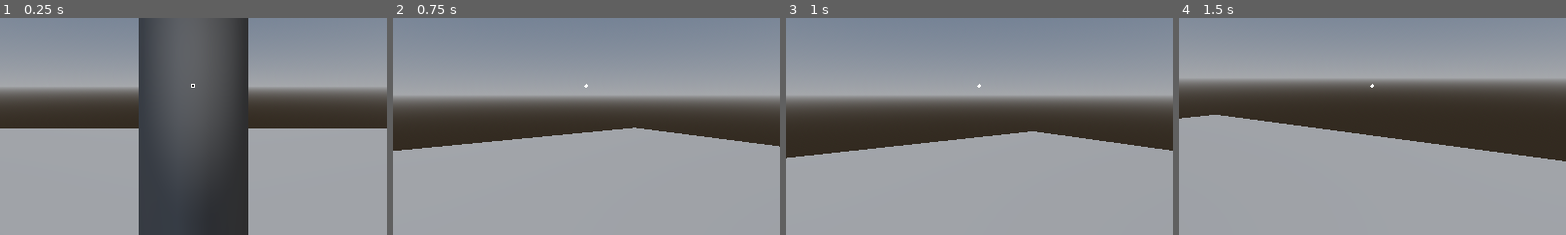
Above: before the commit, frames 1-4 (left to right).
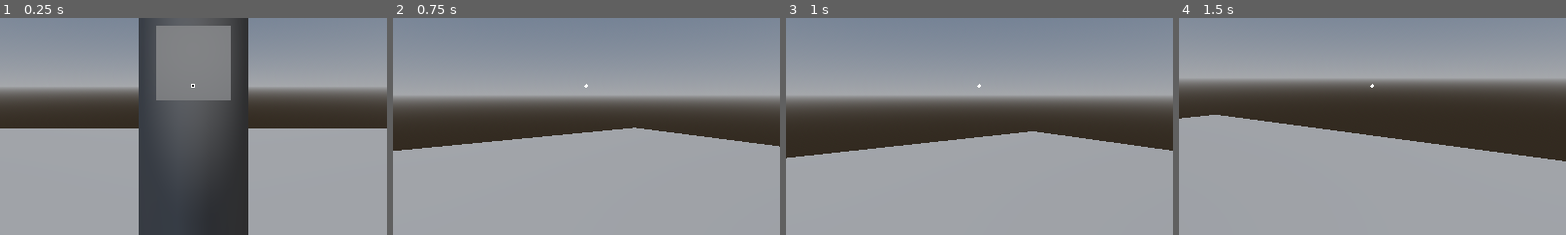
Above: after the commit, the same moments.

Repository: derpen/Godot-Dialogue-System
Game: Godot game, scene res://scene/main.tscn
Same seed, same stepped clock (60 frames per second), same inputs: the game is played once before the commit and once after it.
Inputs (mouse positions are % of the whole screen's width and height, from its top left):
- Up to frame 1 (0.25 s): no input
- Up to frame 2 (0.75 s): tap Enter at 0.5 s; move the mouse to (55, 50) at 0.52 s; hold W (move_forward) from 0.53 s (still down); click (55, 50) at 0.6 s
- Up to frame 3 (1 s): keep holding W (move_forward)
- Up to frame 4 (1.5 s): keep holding W (move_forward); move the mouse to (45, 50) at 1.27 s; click (45, 50) at 1.35 s
The pictures show only the part of the screen within x 25-75%, y 34-84%; the shares and areas given below are measured in that part.

The runs differ from the first frame. In frame 1, 6.6% of the frame differs, in the area x 40-60%, y 3-38%; in frame 2, nothing differs; in frame 3, nothing differs; in frame 4, nothing differs.

Commit message:
Exporting Voodoo done, implementing the real thing now

Diff:
--- a/interactable/chair.tscn
+++ b/interactable/chair.tscn
@@ -1,6 +1,14 @@
-[gd_scene load_steps=4 format=3 uid="uid://dgwydnjkbagj5"]
+[gd_scene load_steps=7 format=3 uid="uid://dgwydnjkbagj5"]
 
-[ext_resource type="Script" uid="uid://dgd57xxegbuc5" path="res://interactable/interactable.gd" id="1_cpyd4"]
+[ext_resource type="PackedScene" uid="uid://b55ybw77u563" path="res://interactable/interactable.tscn" id="1_cpyd4"]
+[ext_resource type="PackedScene" uid="uid://t5x38d5w0gmf" path="res://interactable/interactable_action.tscn" id="2_btrd3"]
+[ext_resource type="Script" uid="uid://bdpgpx7oexurt" path="res://interactable/interactable_possible_actions.gd" id="3_48gkr"]
+
+[sub_resource type="Resource" id="Resource_48gkr"]
+script = ExtResource("3_48gkr")
+action_type = 0
+dialogues = Array[String]([])
+metadata/_custom_type_script = "uid://bdpgpx7oexurt"
 
 [sub_resource type="BoxShape3D" id="BoxShape3D_ljj7u"]
 
@@ -9,6 +17,12 @@
 [node name="Chair" type="StaticBody3D"]
 collision_layer = 5
 collision_mask = 0
+
+[node name="Interactable" parent="." node_paths=PackedStringArray("focus_target") instance=ExtResource("1_cpyd4")]
+focus_target = NodePath("../FocusTarget")
+
+[node name="InteractableAction" parent="Interactable" instance=ExtResource("2_btrd3")]
+current_action = SubResource("Resource_48gkr")
 
 [node name="CollisionShape3D" type="CollisionShape3D" parent="."]
 transform = Transform3D(1, 0, 0, 0, 1, 0, 0, 0, 1, 0, 0.5, 0)
@@ -19,10 +33,3 @@
 mesh = SubResource("BoxMesh_ljj7u")
 
 [node name="FocusTarget" type="Node3D" parent="."]
-
-[node name="Interactable" type="Node" parent="." node_paths=PackedStringArray("focus_target")]
-script = ExtResource("1_cpyd4")
-focus_target = NodePath("../FocusTarget")
-dialogues = Array[String](["This is a chair", "But not exactly, its
- just a box mesh"])
-metadata/_custom_type_script = "uid://dgd57xxegbuc5"
--- a/interactable/interactable.gd
+++ b/interactable/interactable.gd
@@ -1,3 +1,4 @@
+@tool
 class_name Interactable extends Node
 
 ## For now, this is just to make it so that
@@ -5,14 +6,53 @@
 ## a dialogue will play
 @export var rotate_to_player : bool = false
 @export var focus_target : Node3D ## Player will focus on this, just a Node3D
-@export_multiline var dialogues : Array[String]
 
 var parent_node : Node3D
+var is_being_interacted : bool = false
 
 func _ready() -> void:
+	if !Engine.is_editor_hint():
+		if !focus_target:
+			printerr("You forgot to set focus_target for " + get_parent().name)
+
+		parent_node = get_parent()
+		if parent_node is CharacterBody3D or parent_node is StaticBody3D: ## Add more as needed. TODO: I forgot what is this for lol
+			parent_node.set_collision_layer_value(3, true)
+
+
+# func _physics_process(delta: float) -> void:
+# 	if !Engine.is_editor_hint():
+# 		## Turn slowly towards the player
+# 		if is_being_interacted:
+# 			pass
+
+
+func _start_interact() -> void:
+	for child in get_children():
+		if child is Action:
+			is_being_interacted = true ## TODO: Turn this off later
+			child._start_action()
+
+
+## TODO
+## Cleaning up
+## Probably will use signal
+func _done_interacting() -> void:
+	is_being_interacted = false
+
+
+func _get_configuration_warnings() -> PackedStringArray:
+	var warnings : PackedStringArray = []
+	var found_action : bool = false
+	for child in get_children():
+		if child is Action:
+			found_action = true
+			break
+
 	if !focus_target:
-		printerr("You forgot to set focus_target for " + get_parent().name)
+		warnings.append("Warning: Please add a Node3D and set it as FocusTarget")
 
-	parent_node = get_parent()
-	if parent_node is CharacterBody3D or parent_node is StaticBody3D: ## Add more as needed. TODO: I forgot what is this for lol
-		parent_node.set_collision_layer_value(3, true)
+	if !found_action:
+		warnings.append("Warning: Please add InteractableAction node as a child")
+
+	return warnings
--- a/interactable/interactable.tscn
+++ b/interactable/interactable.tscn
@@ -1,6 +1,6 @@
 [gd_scene load_steps=2 format=3 uid="uid://b55ybw77u563"]
 
-[ext_resource type="Script" uid="uid://d08gnfr3u43da" path="res://interactables/interactable.gd" id="1_kdhm5"]
+[ext_resource type="Script" uid="uid://dgd57xxegbuc5" path="res://interactable/interactable.gd" id="1_kdhm5"]
 
 [node name="Interactable" type="Node"]
 script = ExtResource("1_kdhm5")
--- /dev/null
+++ b/interactable/interactable_action.gd
@@ -0,0 +1,34 @@
+@tool
+class_name Action extends Node
+
+@export var current_action : PossibleActions ## Will play this first, must NOT be empty
+@export var next_action : PossibleActions ## Can be empty
+
+var has_been_visited : bool = false
+
+## This is where we would handle the shenanigans
+func _start_action() -> void:
+	## TODO
+	## Do current action here
+
+	## TODO
+	## Make sure to skip if this one has been seen before
+	## and has_been_visited can be reset if repeating
+	## dialogue is required
+	if has_been_visited:
+		pass
+
+
+
+	## Do next one here, if exists
+	if next_action:
+		pass
+
+
+func _get_configuration_warnings() -> PackedStringArray:
+	var warnings : PackedStringArray = []
+
+	if !current_action:
+		warnings.append("A Current Action is needed")
+
+	return warnings
--- /dev/null
+++ b/interactable/interactable_action.tscn
@@ -0,0 +1,6 @@
+[gd_scene load_steps=2 format=3 uid="uid://t5x38d5w0gmf"]
+
+[ext_resource type="Script" uid="uid://ce2gmjpwd0mnv" path="res://interactable/interactable_action.gd" id="1_ki3qb"]
+
+[node name="InteractableAction" type="Node"]
+script = ExtResource("1_ki3qb")
--- /dev/null
+++ b/interactable/interactable_possible_actions.gd
@@ -0,0 +1,77 @@
+@tool
+class_name PossibleActions extends Resource
+
+enum ACTION_TYPE { NORMAL_DIALOGUE, CHOICE, ITEM }
+
+@export var action_type : ACTION_TYPE:
+	set(new_action_type):
+		action_type = new_action_type ## Needed?
+		notify_property_list_changed()
+
+
+var dialogues : Array[String]
+
+## Choice related
+## key would be choices, value would be the next Action to call
+## key would be shown as label for Choice Buttons in Player.tscn
+var choices : Dictionary[String, PossibleActions]
+
+
+## Item related
+## Will always check before giving
+## if item already given, move on to the next action (if any)
+var item_to_check : String
+var item_to_give : String
+var dialogues_item_check_fail : Array[String]
+var dialogues_item_check_success : Array[String]
+
+var has_given_item : bool = false ## If item given already, will just skip this
+
+
+## Conditional export voodoo (why tf is this so complicated)
+func _get_property_list():
+	if Engine.is_editor_hint():
+		var ret : Array[Dictionary] = []
+		if action_type == ACTION_TYPE.NORMAL_DIALOGUE:
+			ret.append({
+				"name": &"dialogues",
+				"type": TYPE_ARRAY,
+				"hint_string" : "%d/%d:" % [TYPE_STRING, PROPERTY_HINT_MULTILINE_TEXT],
+				"usage": PROPERTY_USAGE_EDITOR | PROPERTY_USAGE_STORAGE | PROPERTY_USAGE_SCRIPT_VARIABLE
+			})
+
+		if action_type == ACTION_TYPE.CHOICE:
+			ret.append({
+				"name": &"choices",
+				"type": TYPE_DICTIONARY,
+				"hint": PROPERTY_HINT_DICTIONARY_TYPE,
+				# "hint_string" : "4:;24/17:PossibleActions", ## Same thing as below, this one is just less readable
+				"hint_string" : "%d:;%d/%d:PossibleActions" % [TYPE_STRING, TYPE_OBJECT, PROPERTY_HINT_RESOURCE_TYPE],
+				"usage": PROPERTY_USAGE_EDITOR | PROPERTY_USAGE_STORAGE | PROPERTY_USAGE_SCRIPT_VARIABLE
+			})
+
+		if action_type == ACTION_TYPE.ITEM:
+			ret.append({
+				"name": &"item_to_check",
+				"type": TYPE_STRING,
+				"usage": PROPERTY_USAGE_DEFAULT,
+			})
+			ret.append({
+				"name": &"item_to_give",
+				"type": TYPE_STRING,
+				"usage": PROPERTY_USAGE_DEFAULT,
+			})
+			ret.append({
+				"name": &"dialogues_item_check_fail",
+				"type": TYPE_ARRAY,
+				"hint_string" : "%d/%d:" % [TYPE_STRING, PROPERTY_HINT_MULTILINE_TEXT],
+				"usage": PROPERTY_USAGE_EDITOR | PROPERTY_USAGE_STORAGE | PROPERTY_USAGE_SCRIPT_VARIABLE
+			})
+			ret.append({
+				"name": &"dialogues_item_check_success",
+				"type": TYPE_ARRAY,
+				"hint_string" : "%d/%d:" % [TYPE_STRING, PROPERTY_HINT_MULTILINE_TEXT],
+				"usage": PROPERTY_USAGE_EDITOR | PROPERTY_USAGE_STORAGE | PROPERTY_USAGE_SCRIPT_VARIABLE
+			})
+
+		return ret
--- /dev/null
+++ b/interactable/interactable_possible_actions.tres
@@ -0,0 +1,11 @@
+[gd_resource type="Resource" script_class="PossibleActions" load_steps=2 format=3 uid="uid://p1x1imc860vi"]
+
+[ext_resource type="Script" uid="uid://bdpgpx7oexurt" path="res://interactable/interactable_possible_actions.gd" id="1_ihqni"]
+
+[resource]
+script = ExtResource("1_ihqni")
+action_type = 0
+dialogues = Array[String]([])
+choices = Dictionary[String, String]({})
+item_to_check = ""
+item_to_give = ""
--- a/interactable/npc_test_item_giver.tscn
+++ b/interactable/npc_test_item_giver.tscn
@@ -1,6 +1,17 @@
-[gd_scene load_steps=5 format=3 uid="uid://bjkr0ao1woxql"]
+[gd_scene load_steps=8 format=3 uid="uid://bjkr0ao1woxql"]
 
-[ext_resource type="Script" uid="uid://dgd57xxegbuc5" path="res://interactable/interactable.gd" id="1_i76gx"]
+[ext_resource type="PackedScene" uid="uid://b55ybw77u563" path="res://interactable/interactable.tscn" id="2_4ea8n"]
+[ext_resource type="PackedScene" uid="uid://t5x38d5w0gmf" path="res://interactable/interactable_action.tscn" id="2_d018b"]
+[ext_resource type="Script" uid="uid://bdpgpx7oexurt" path="res://interactable/interactable_possible_actions.gd" id="3_d018b"]
+
+[sub_resource type="Resource" id="Resource_d2ruh"]
+script = ExtResource("3_d018b")
+action_type = 0
+dialogues = Array[String]([])
+choices = Dictionary[String, String]({})
+item_to_check = ""
+item_to_give = ""
+metadata/_custom_type_script = "uid://bdpgpx7oexurt"
 
 [sub_resource type="CapsuleShape3D" id="CapsuleShape3D_i76gx"]
 radius = 0.2
@@ -14,6 +25,12 @@
 [node name="NPCItemGiver" type="CharacterBody3D"]
 collision_layer = 5
 collision_mask = 0
+
+[node name="Interactable" parent="." node_paths=PackedStringArray("focus_target") instance=ExtResource("2_4ea8n")]
+focus_target = NodePath("../CollisionShape3D/head/FocusTarget")
+
+[node name="FirstTalking" parent="Interactable" instance=ExtResource("2_d018b")]
+current_action = SubResource("Resource_d2ruh")
 
 [node name="CollisionShape3D" type="CollisionShape3D" parent="."]
 transform = Transform3D(1, 0, 0, 0, 1, 0, 0, 0, 1, 0, 1, 0)
@@ -29,10 +46,3 @@
 [node name="MeshInstance3D" type="MeshInstance3D" parent="CollisionShape3D"]
 mesh = SubResource("CapsuleMesh_4ea8n")
 skeleton = NodePath("../..")
-
-[node name="Interactable" type="Node" parent="." node_paths=PackedStringArray("focus_target")]
-script = ExtResource("1_i76gx")
-focus_target = NodePath("../CollisionShape3D/head/FocusTarget")
-dialogues = Array[String](["Hi", "Here, take this", "I hope you put good
-use to it"])
-metadata/_custom_type_script = "uid://dgd57xxegbuc5"
--- a/interactable/npc_test_item_receiver.tscn
+++ b/interactable/npc_test_item_receiver.tscn
@@ -1,6 +1,7 @@
-[gd_scene load_steps=5 format=3 uid="uid://i3wsjs7e1kj1"]
+[gd_scene load_steps=6 format=3 uid="uid://i3wsjs7e1kj1"]
 
-[ext_resource type="Script" uid="uid://dgd57xxegbuc5" path="res://interactable/interactable.gd" id="1_lfq20"]
+[ext_resource type="PackedScene" uid="uid://b55ybw77u563" path="res://interactable/interactable.tscn" id="1_lfq20"]
+[ext_resource type="PackedScene" uid="uid://t5x38d5w0gmf" path="res://interactable/interactable_action.tscn" id="2_x4tgo"]
 
 [sub_resource type="CapsuleShape3D" id="CapsuleShape3D_i76gx"]
 radius = 0.2
@@ -14,6 +15,11 @@
 [node name="NPCItemReceiver" type="CharacterBody3D"]
 collision_layer = 5
 collision_mask = 0
+
+[node name="Interactable" parent="." node_paths=PackedStringArray("focus_target") instance=ExtResource("1_lfq20")]
+focus_target = NodePath("../CollisionShape3D/head/FocusTarget")
+
+[node name="InteractableAction" parent="Interactable" instance=ExtResource("2_x4tgo")]
 
 [node name="CollisionShape3D" type="CollisionShape3D" parent="."]
 transform = Transform3D(1, 0, 0, 0, 1, 0, 0, 0, 1, 0, 1, 0)
@@ -29,11 +35,3 @@
 [node name="MeshInstance3D" type="MeshInstance3D" parent="CollisionShape3D"]
 mesh = SubResource("CapsuleMesh_4ea8n")
 skeleton = NodePath("../..")
-
-[node name="Interactable" type="Node" parent="." node_paths=PackedStringArray("focus_target")]
-script = ExtResource("1_lfq20")
-focus_target = NodePath("../CollisionShape3D/head/FocusTarget")
-dialogues = Array[String](["Do you have this
-item?", "I would love it if
-you have it"])
-metadata/_custom_type_script = "uid://dgd57xxegbuc5"
--- a/player/interact_handler.gd
+++ b/player/interact_handler.gd
@@ -18,7 +18,7 @@
 
 func _physics_process(_delta: float) -> void:
 	if player_character.player_state == player_character.PLAYER_STATE.WALKING:
-		_handle_raycast()
+		_handle_crosshair()
 
 	## Slowly look at the thing we are interacting with
 	else:
@@ -46,7 +46,7 @@
 
 
 var currently_colliding : bool = false
-func _handle_raycast() -> void:
+func _handle_crosshair() -> void:
 	## Almost guaranteed to return only
 	## nodes with Interactable, since we are using
 	## Collision Masks
@@ -72,6 +72,10 @@
 			## Focus target sometimes still not accurate
 			## Might wanna look into it more
 			interacted_object = child.focus_target
+
+			## TODO
+			## This WILL break
+			## Change this
 			var current_dialogues : Array[String] = child.dialogues
 			dialogue_handler._dialogue_play(current_dialogues)
 
--- a/scene/main.tscn
+++ b/scene/main.tscn
@@ -41,7 +41,7 @@
 transform = Transform3D(1, 0, 0, 0, 1, 0, 0, 0, 1, 1.16394, 0, 0)
 
 [node name="NPCItemGiver" parent="." instance=ExtResource("3_wp4xf")]
-transform = Transform3D(1, 0, 0, 0, 1, 0, 0, 0, 1, -0.971407, 0, 0)
+transform = Transform3D(-4.37114e-08, 0, -1, 0, 1, 0, 1, 0, -4.37114e-08, -0.971407, 0, 0)
 
 [node name="NPCItemReceiver" parent="." instance=ExtResource("4_brvut")]
-transform = Transform3D(1, 0, 0, 0, 1, 0, 0, 0, 1, 0, 0, -1.05128)
+transform = Transform3D(-1, 0, -8.74228e-08, 0, 1, 0, 8.74228e-08, 0, -1, 0, 0, -1.05128)
Not shown, added: interactable/interactable_action.gd.uid
Not shown, added: interactable/interactable_possible_actions.gd.uid
